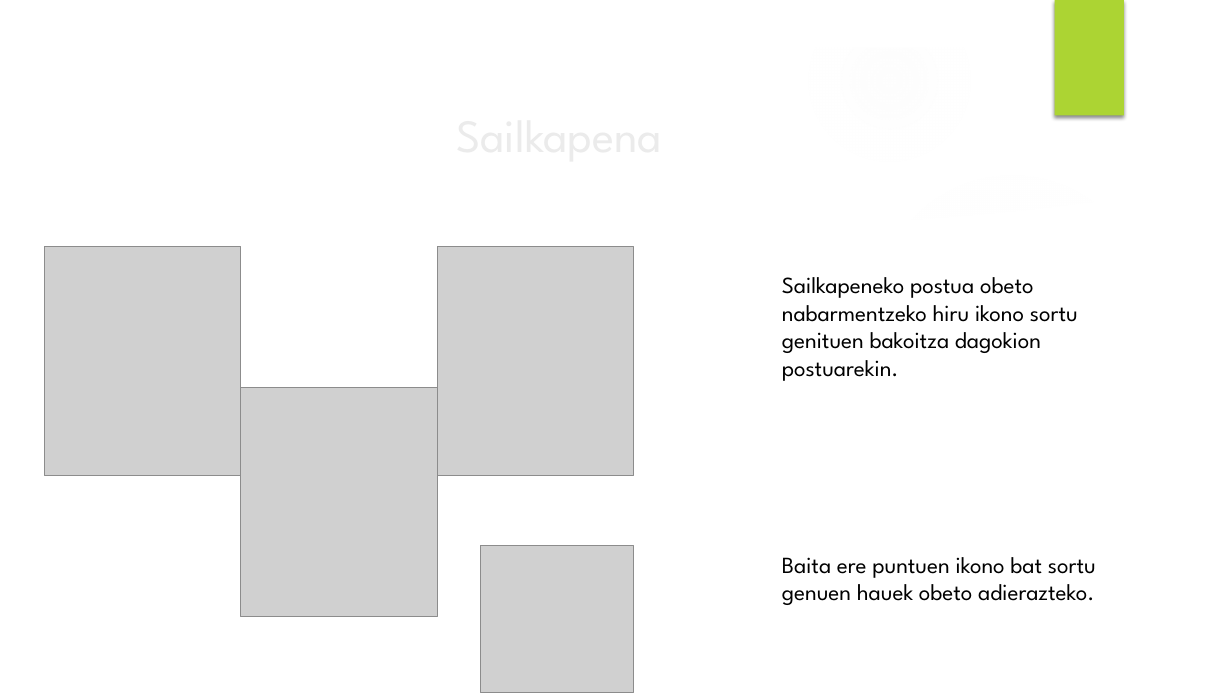
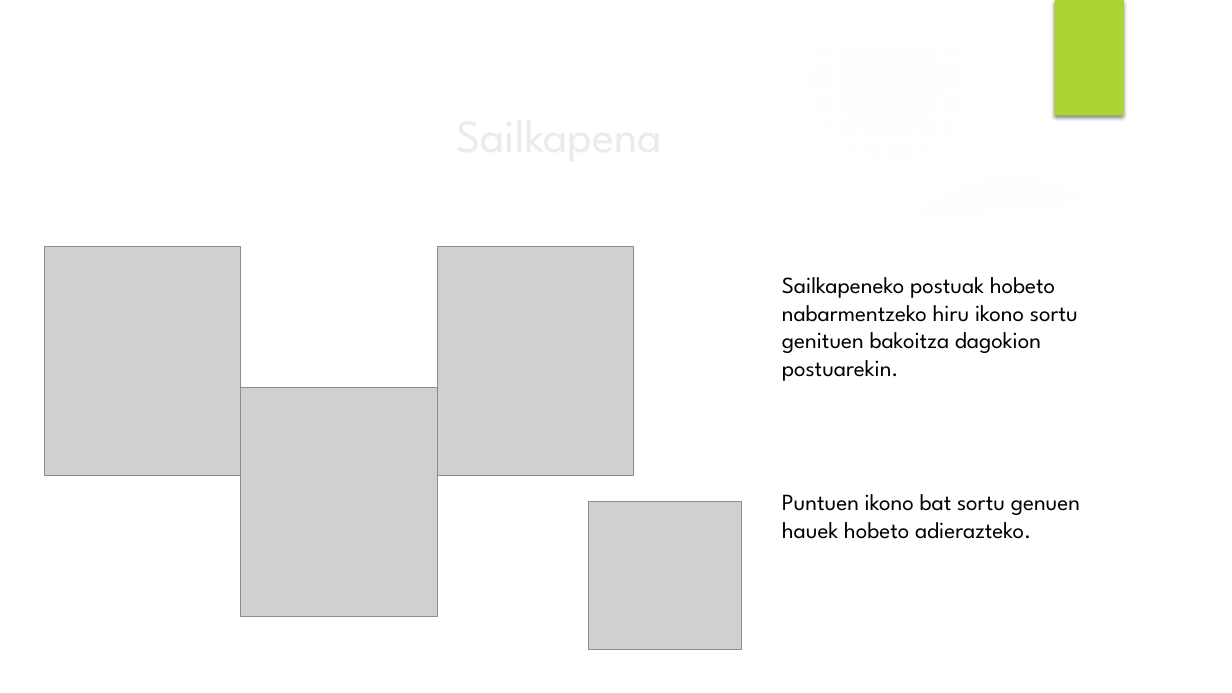
Before and after one commit to Iza666/EguneanBehin, a slide deck: slide 10 of Brain Pain powerpoint.pptx. Drawn at 1232x693 pixels with LibreOffice and Linux fonts; fonts in the diff are those of the drawing; grey boxes stand for pictures; background and template pictures are left out. Boxes give left, top, right and bottom in pixels: in the first picture for what was removed or moved away, otherwise in the second. Text is boxed around its words. In the diff, an @@ line names an element or a change of style, - is before the commit and + after.

```diff
--- a/Brain Pain powerpoint.pptx
+++ b/Brain Pain powerpoint.pptx
@@ text at bbox=[782, 277, 1078, 381]: text changed @@
-Sailkapeneko postua obeto nabarmentzeko hiru ikono sortu genituen bakoitza dagokion postuarekin.
+Sailkapeneko postuak hobeto nabarmentzeko hiru ikono sortu genituen bakoitza dagokion postuarekin.
@@ picture: place and size @@
-picture at bbox=[481, 545, 633, 693]
+picture at bbox=[589, 502, 741, 650]
@@ text at bbox=[782, 494, 1080, 539]: text changed @@
-Baita ere puntuen ikono bat sortu genuen hauek obeto adierazteko.
+Puntuen ikono bat sortu genuen hauek hobeto adierazteko.
```
Also in this commit, not shown: 9 other slides changed, 2 slides added, 1 slide removed, 1 other file.
